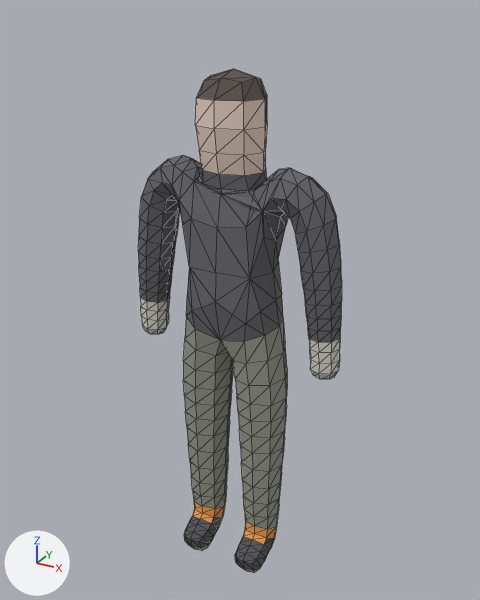
The glTF model assets/exports/hero.glb as it was, and as the next commit left it.
Camera for both pictures: a 50 mm lens placed at (0.962, -1.712, 1.882), pointed at (-0.011, 0.057, 0.997). Lighting does not change. The marker at lower left points along +X, +Y and +Z. The picture after the commit comes second. Mesh edges are drawn as thin lines. Vertices at exactly the same position are counted once.

Script lines for the objects in view, before the commit:
```python
mat_hoodie = principled_material('Hoodie')
mat_hoodie.base_color = (0.13, 0.13, 0.145)  # dark grey #65656a
mat_hoodie.roughness = 0.85
mat_joggers = principled_material('Joggers')
mat_joggers.base_color = (0.3, 0.31, 0.26)  # grey #95978b
mat_joggers.roughness = 0.85
me_herobody = bpy.data.meshes.new('HeroBody')
me_herobody.from_pydata(...)  # 631 vertices, 1260 faces; spans x -0.37..0.37, y -0.14..0.12, z 0.01..1.73
# faces by material slot: [32, 28, 528, 336, 40, 144, 112, 40]
me_herobody.materials.append(mat_skin)  # beige #e5cebf
me_herobody.materials.append(mat_hair)  # dark grey #59504b
me_herobody.materials.append(mat_hoodie)  # dark grey #65656a
me_herobody.materials.append(mat_joggers)  # grey #95978b
me_herobody.materials.append(mat_cuff)  # orange #e79b50
me_herobody.materials.append(mat_wrap)  # light grey #d7d4cb
me_herobody.materials.append(mat_sneaker)  # dark grey #555559
me_herobody.materials.append(mat_sole)  # light grey #cecbc4
ob_hero = bpy.data.objects.new('Hero', me_herobody)
ob_hero.location = (0.0, 0.0, 0.0)
```
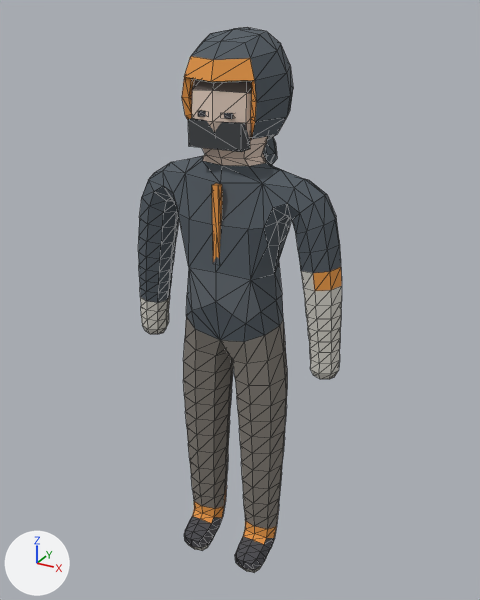
What differs and where, as boxes (x1, y1, x2, y2) in the pictures (480 x 600 px; the box of a moved part takes in the faces that stretch with it):
'Hero', recoloured, reshaped
    before: (138, 69, 342, 572)
    after: (138, 79, 342, 572)
'HoodUp', added
    after: (182, 27, 293, 152)
    faces in mat_hoodie (greyish blue #525b63): (191, 27, 293, 140)
    faces in mat_signal (orange #ea9945): (182, 56, 256, 139)
    faces in mat_mask (dark grey #3f4245): (187, 77, 255, 152)
'HoodDown', added
    after: (263, 137, 277, 164)
part 1 of me_herobody, added
    after: (224, 113, 233, 119)
part 2 of me_herobody, added
    after: (198, 111, 206, 117)
part 3 of me_herobody, added (orange)
    after: (212, 183, 222, 262)
part 4 of me_herobody, moved or reshaped
    before: (148, 69, 328, 279)
    after: (148, 79, 327, 280)
part 5 of me_herobody, recoloured (dark grey to light grey)
    both: (301, 271, 342, 342)
part 6 of me_herobody, recoloured (dark grey to orange)
    both: (313, 267, 342, 291)

The change, as a diff of the scene's bpy script:
```diff
--- a/assets/exports/hero.glb.py
+++ b/assets/exports/hero.glb.py
@@ mat_hoodie @@
 mat_hoodie = principled_material('Hoodie')
-mat_hoodie.base_color = (0.13, 0.13, 0.145)  # dark grey #65656a
+mat_hoodie.base_color = (0.085, 0.105, 0.125)  # greyish blue #525b63
 mat_hoodie.roughness = 0.85
@@ mat_joggers @@
 mat_joggers = principled_material('Joggers')
-mat_joggers.base_color = (0.3, 0.31, 0.26)  # grey #95978b
+mat_joggers.base_color = (0.22, 0.2, 0.175)  # grey #817c74
 mat_joggers.roughness = 0.85
@@ me_herobody @@
-me_herobody.from_pydata(...)  # 631 vertices, 1260 faces; spans x -0.37..0.37, y -0.14..0.12, z 0.01..1.73
+me_herobody.from_pydata(...)  # 644 vertices, 1272 faces; spans x -0.37..0.37, y -0.14..0.12, z 0.01..1.81
+# me_herobody part 1: a new loose piece, a box spanning x 0.019..0.053, y -0.107..-0.087, z 1.608..1.622, in mat_eye (dark grey #38383f)
+# me_herobody part 2: a new loose piece, a box spanning x -0.053..-0.019, y -0.107..-0.087, z 1.608..1.622, in mat_eye (dark grey #38383f)
+# me_herobody part 3: a new loose piece, a box spanning x -0.011..0.011, y -0.11..-0.09, z 1.18..1.42, in mat_signal (orange #ea9945)
+# me_herobody part 4
+# 100 vertices are removed from x -0.24..0.24, y -0.11..0.1, z 1.27..1.73
+# 250 faces are deleted
+# 6 vertices in x -0.21..0.21, y -0.07..0.07, z 1.36..1.4 move by (0.0, 0.0, -0.01)
+# 3 vertices in x -0.18..0.23, y 0.0..0.05, z 1.24..1.44 move by (-0.01, 0.0, -0.01)
+# 17 vertices move from x -0.23..0.19, y -0.1..0.1, z 1.25..1.46 to x -0.22..0.19, y -0.1..0.1, z 1.23..1.46
+# 89 vertices are added at x -0.23..0.23, y -0.12..0.12, z 1.25..1.81
+# 52 new faces join them, mat_skin (beige #e5cebf)
+# 68 new faces join them, mat_hair (dark grey #59504b)
+# 106 new faces join them, mat_hoodie (greyish blue #525b63)
+# me_herobody part 5: 72 faces spanning x 0.23..0.36, y -0.06..0.06, z 0.97..1.19 switch from mat_hoodie (dark grey #65656a) to mat_wrap (light grey #d4d1c8)
+# me_herobody part 6: 8 faces spanning x 0.29..0.36, y -0.06..0.06, z 1.14..1.2 switch from mat_hoodie (dark grey #65656a) to mat_signal (orange #ea9945)
 me_herobody.materials.append(mat_skin)
@@ me_herobody @@
 me_herobody.materials.append(mat_joggers)
-me_herobody.materials.append(mat_cuff)  # orange #e79b50
 me_herobody.materials.append(mat_sneaker)
 me_herobody.materials.append(mat_sole)
+me_herobody.materials.append(mat_eye)  # dark grey #38383f
+me_herobody.materials.append(mat_pocket)  # dark grey #5f676e
@@ ob_hoodup @@
+ob_hoodup = bpy.data.objects.new('HoodUp', me_hoodup)  # 120 vertices, 232 faces; spans x -0.162..0.162, y -0.126..0.191, z 1.508..1.832; in mat_hoodie (greyish blue #525b63), mat_signal (orange #ea9945), mat_mask (dark grey #3f4245)
+ob_hoodup.location = (0.0, 0.0, 0.0)
@@ ob_hooddown @@
+ob_hooddown = bpy.data.objects.new('HoodDown', me_hooddown)  # 42 vertices, 80 faces; spans x -0.082..0.082, y 0.037..0.182, z 1.407..1.549; in mat_hoodie (greyish blue #525b63), mat_signal (orange #ea9945)
+ob_hooddown.location = (0.0, 0.0, 0.0)
```
